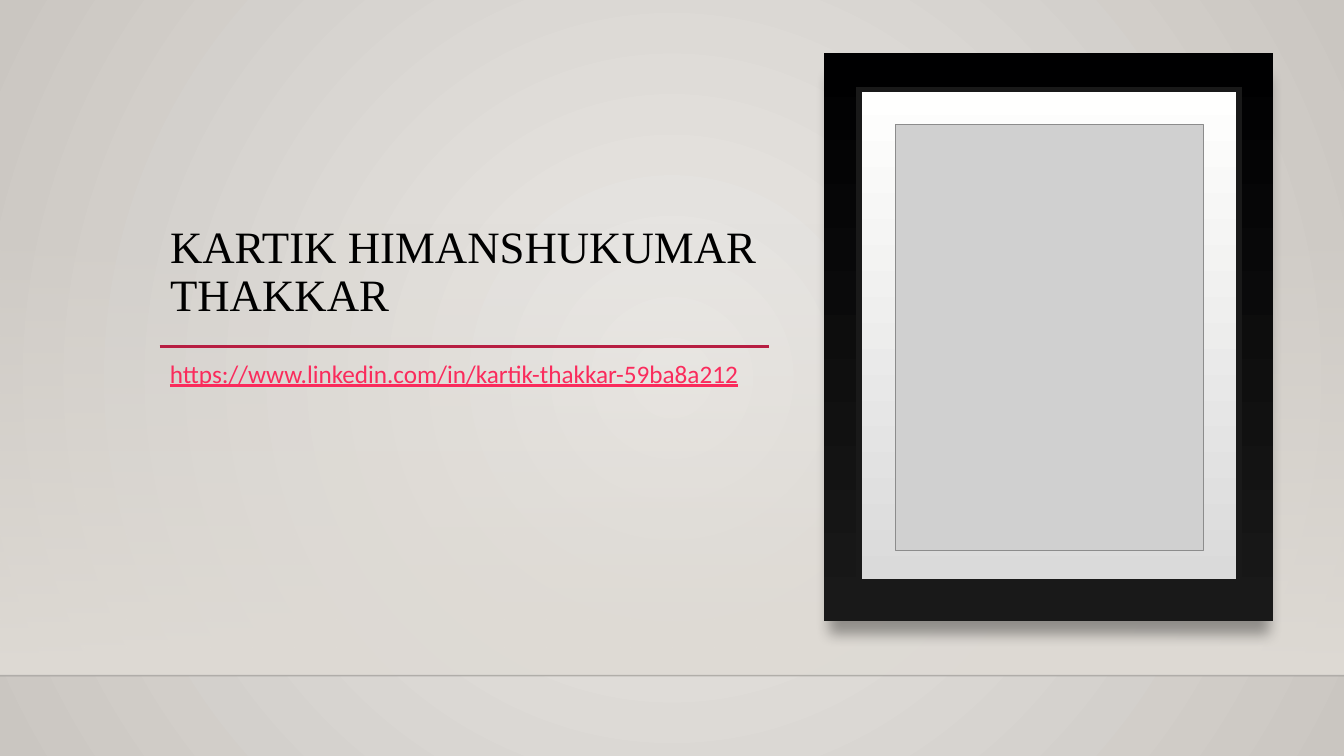
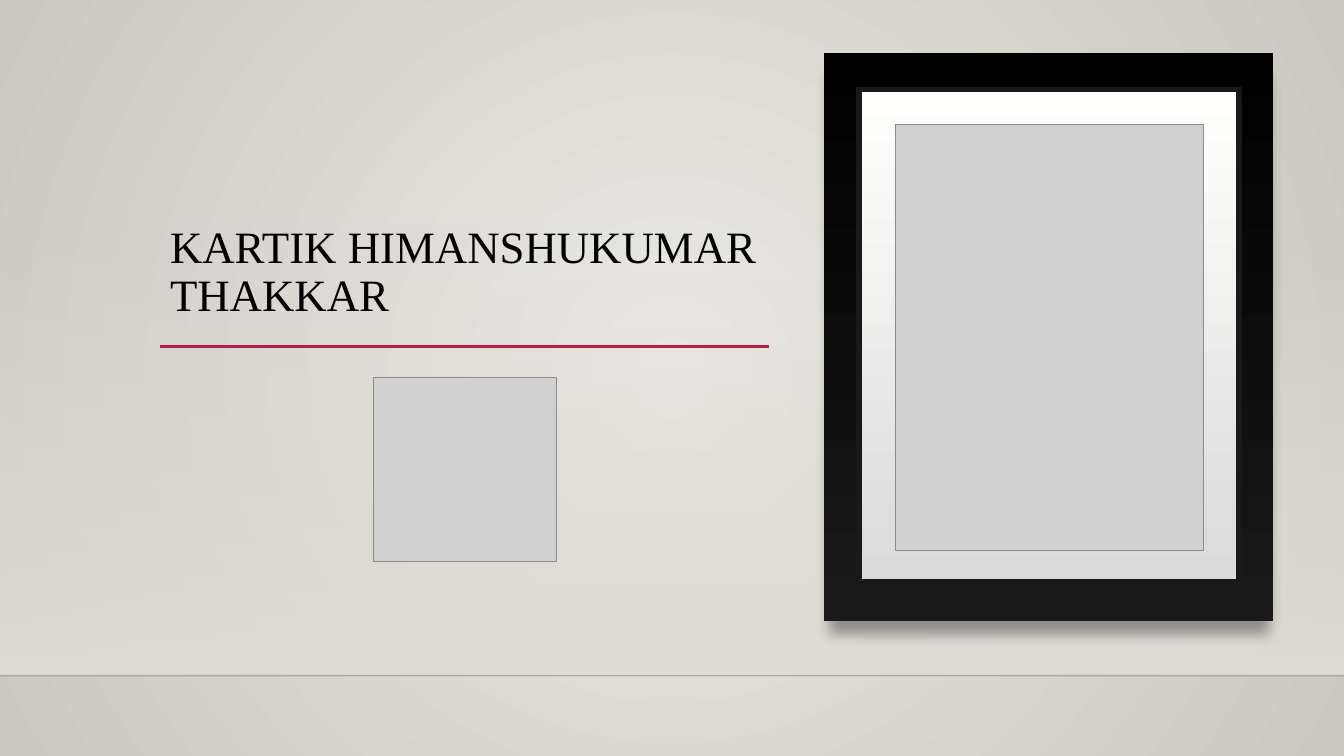
Before and after one commit to rajgabani/DAB-103-006-001, a slide deck: slide 6 of Project.pptx. Drawn at 1344x756 pixels with LibreOffice and Linux fonts; fonts in the diff are those of the drawing; grey boxes stand for pictures; background and template pictures are left out. Boxes give left, top, right and bottom in pixels: in the first picture for what was removed or moved away, otherwise in the second. Text is boxed around its words. In the diff, an @@ line names an element or a change of style, - is before the commit and + after.

```diff
--- a/Project.pptx
+++ b/Project.pptx
@@ text removed at box(170, 365, 738, 387) @@
-https://www.linkedin.com/in/kartik-thakkar-59ba8a212
@@ picture added at box(373, 378, 557, 562) @@
```
Also in this commit, not shown: 18 other slides changed, 4 slides added, 38 slides removed, 2 other files.
